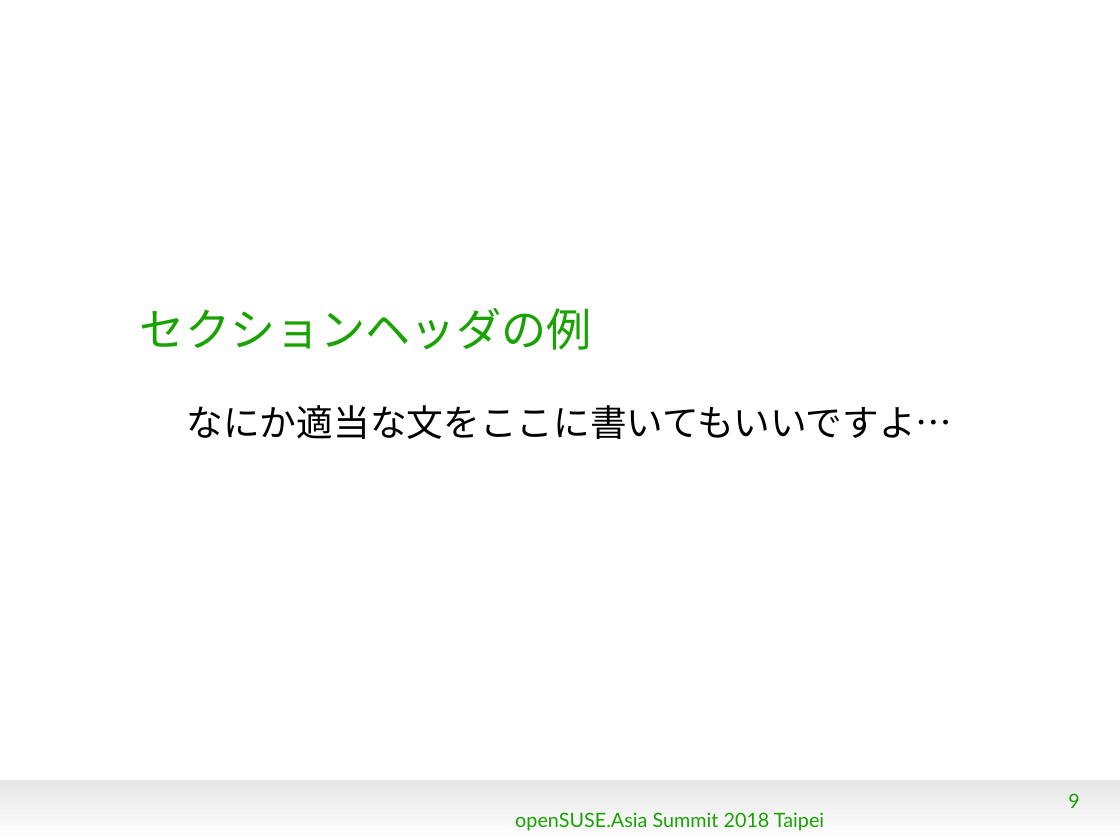
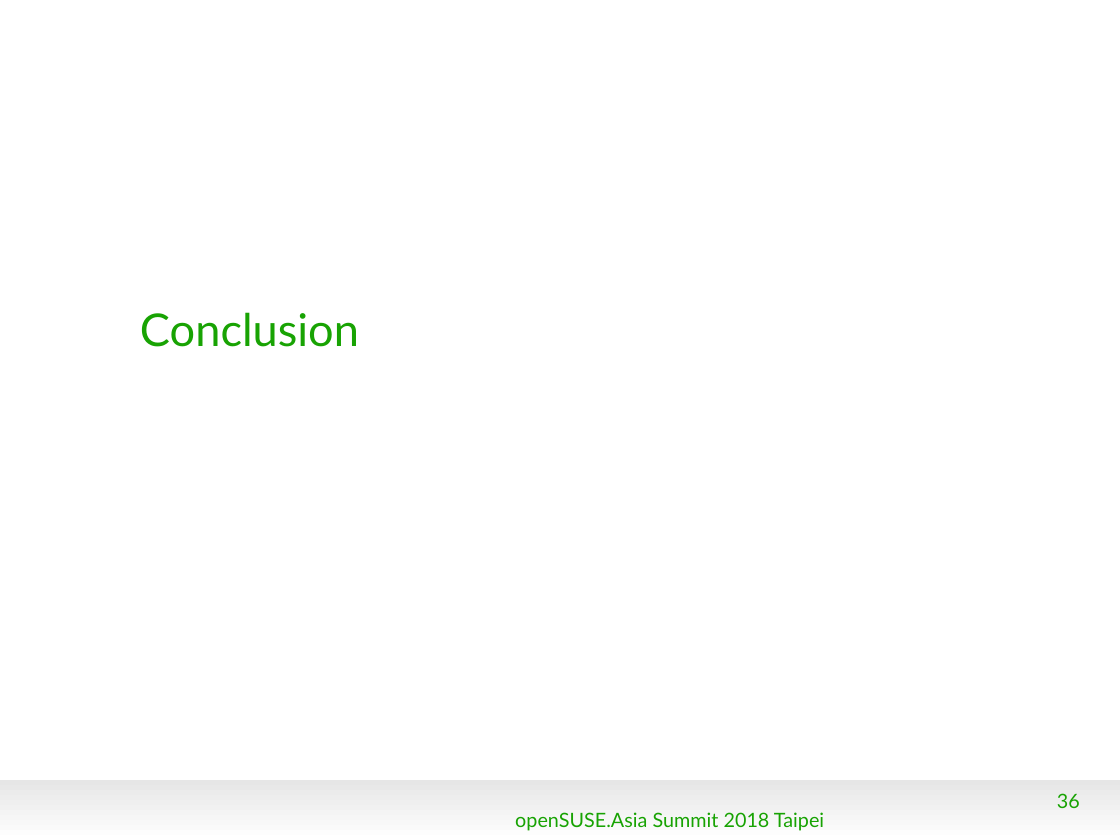
Before and after one commit to naruoga/KantoLibreOffice, a slide deck: slide 36 of 2018-08-openSUSEasia/LatestLibreOffice-openSUSEAsia2018.odp (slide 9 before the commit). Drawn at 1120x840 pixels with LibreOffice and Linux fonts; fonts in the diff are those of the drawing; background and template pictures are left out. Boxes give left, top, right and bottom in pixels: in the first picture for what was removed or moved away, otherwise in the second. Text is boxed around its words. In the diff, an @@ line names an element or a change of style, - is before the commit and + after.

```diff
--- a/2018-08-openSUSEasia/LatestLibreOffice-openSUSEAsia2018.odp
+++ b/2018-08-openSUSEasia/LatestLibreOffice-openSUSEAsia2018.odp
@@ title at [140, 312, 359, 347]: text changed @@
-セクションヘッダの例
+Conclusion
@@ subtitle removed at [187, 405, 953, 439] @@
-なにか適当な文をここに書いてもいいですよ…
@@ page number at [1057, 793, 1080, 808]: text changed @@
-9
+36
```
Also in this commit, not shown: 5 other slides changed, 31 slides added, 3 slides removed.
